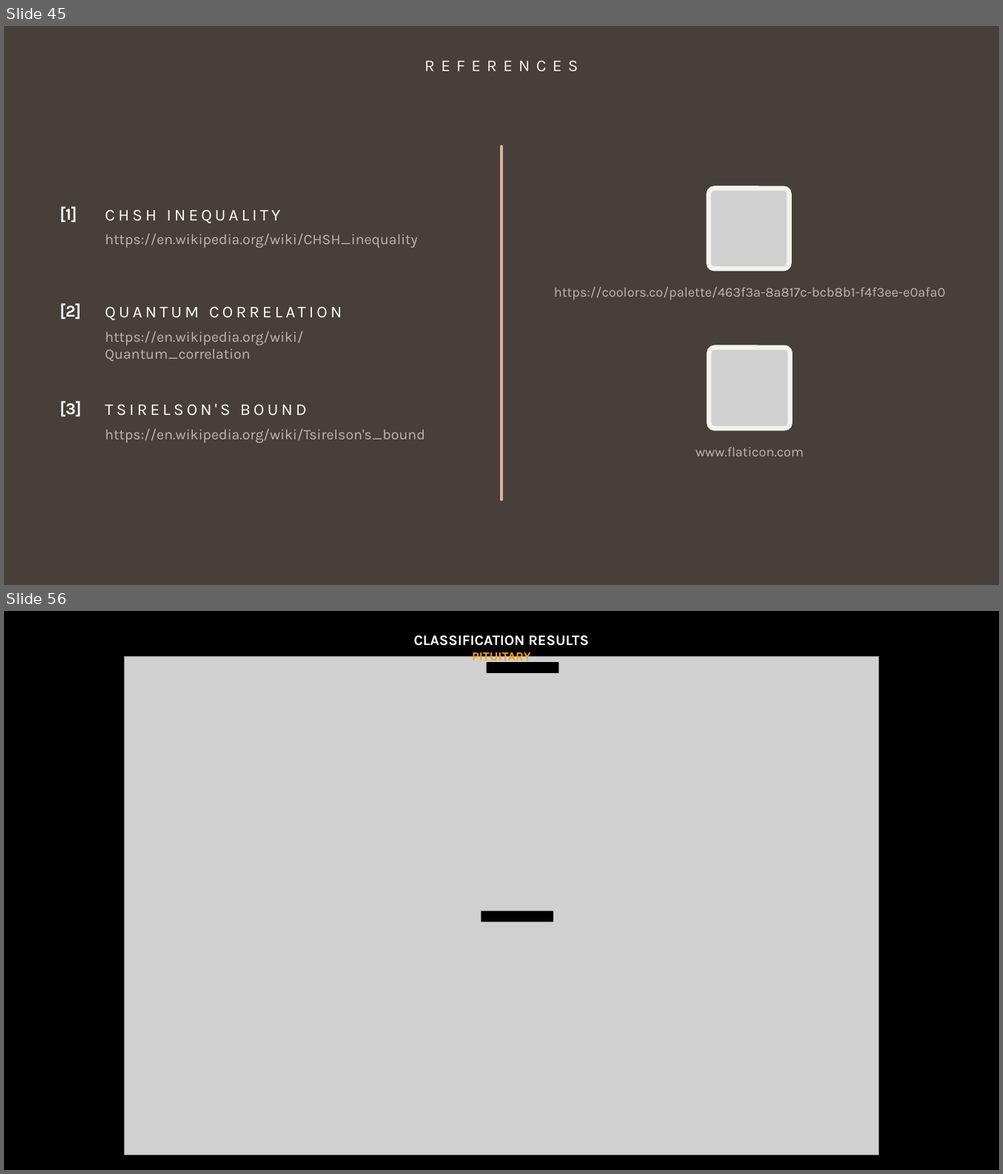
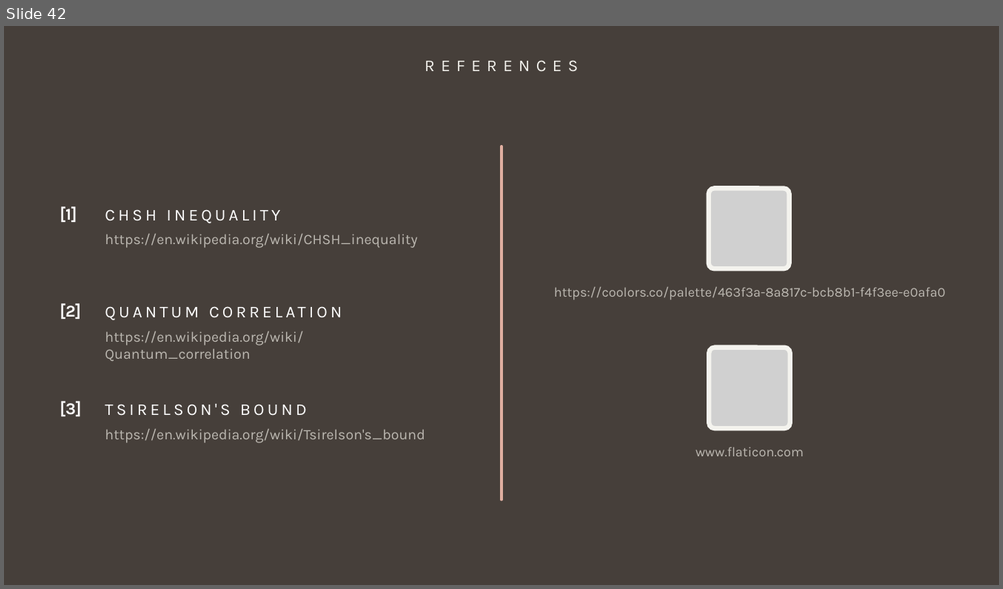
Before and after one commit to giovanniligato/E91-Protocol, a slide deck: Slides/E91 Protocol.pptx. Shown one above the other, each under a label of ours: slides 45 and 56 before the commit, slide 42 after it; the slides between them are not shown. The pictures are 1003x1174 and 1003x589 pixels, drawn with LibreOffice and Linux fonts; fonts in the diff are those of the drawing; grey boxes stand for pictures. Boxes give left, top, right and bottom in pixels: in the first picture for what was removed or moved away, otherwise in the second. Text is boxed around its words. In the diff, an @@ line names an element or a change of style, - is before the commit and + after.

```diff
--- a/Slides/E91 Protocol.pptx
+++ b/Slides/E91 Protocol.pptx
@@ slide 56 removed at [4, 611, 999, 1170], background #000000 @@
@@ text removed at [414, 635, 589, 646] @@
-CLASSIFICATION RESULTS
@@ text removed at [472, 649, 531, 664] @@
-PITUITARY
@@ picture removed at [124, 657, 879, 1156] @@
@@ rectangle removed at [486, 663, 559, 674] @@
@@ rectangle removed at [481, 911, 553, 922] @@
@@ what was slide 45 is now slide 42 @@
```
Also in this commit, not shown: 5 slides changed, 9 slides added, 21 other slides removed.
